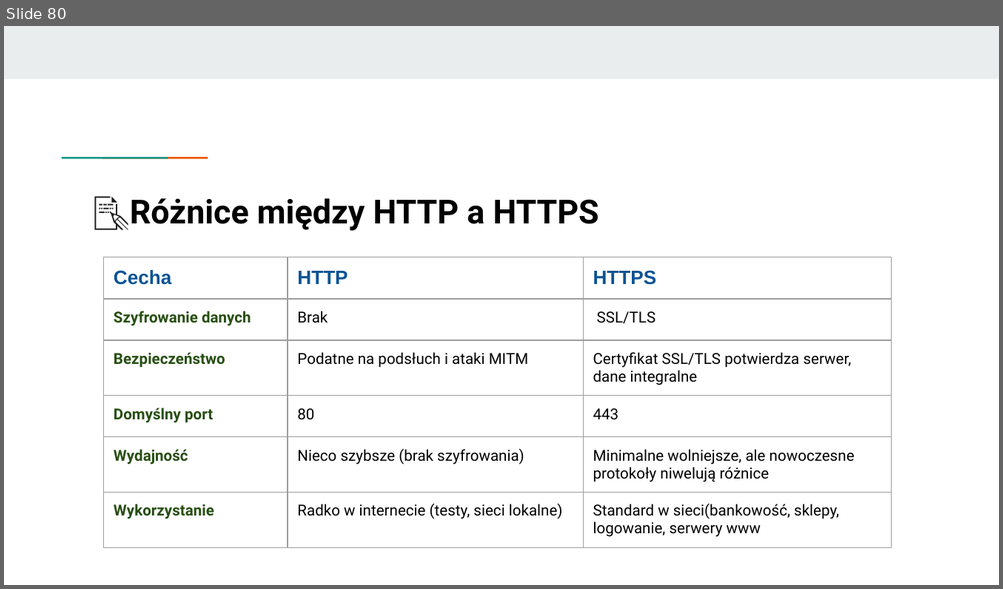
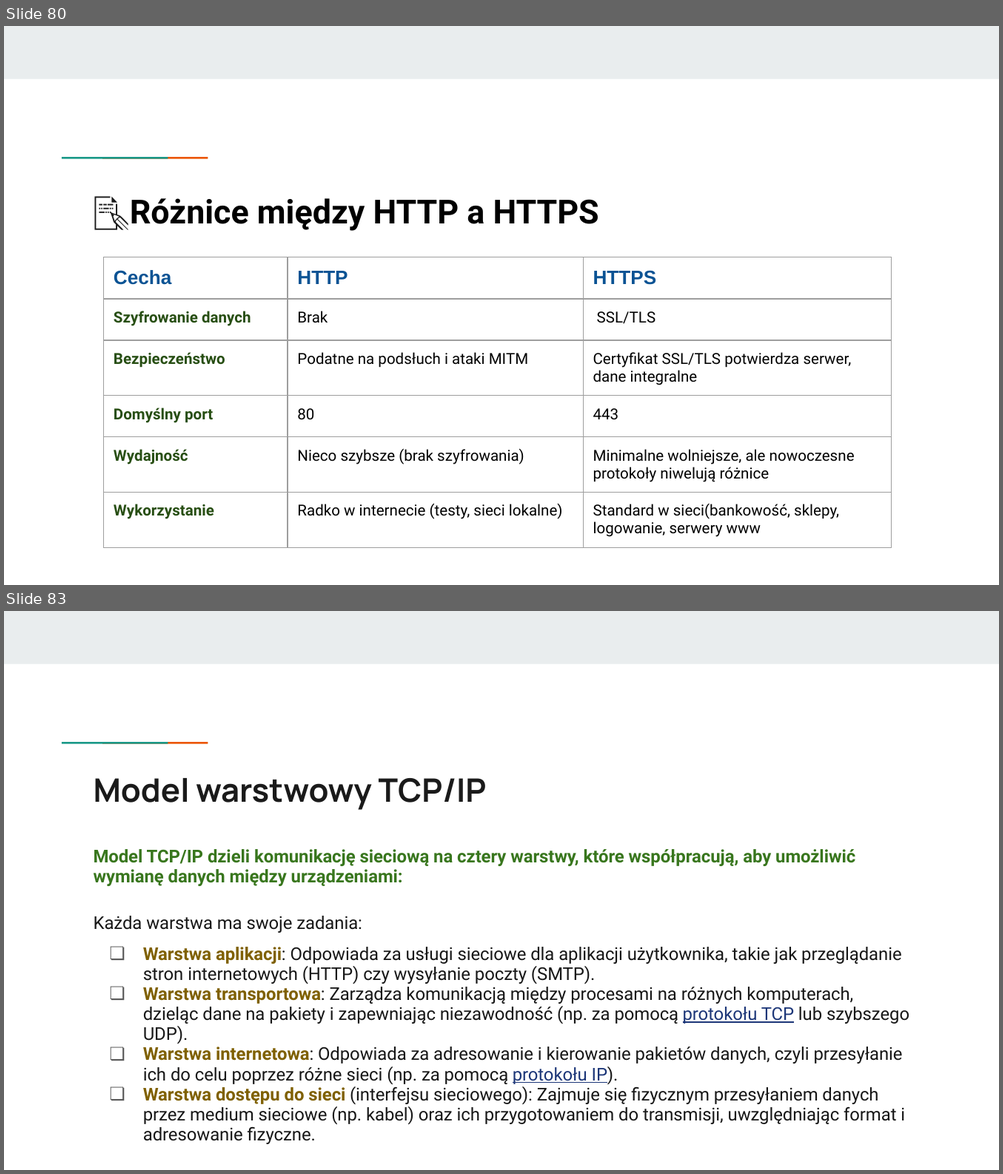
Before and after one commit to KasiaKasia/PRZEDMIOTY, a slide deck: ZASTOSOWANIE_INFORMATYKI/1A-gr_2/Zastosowanie informatyki - 1A gr. 2.pptx. Shown one above the other, each under a label of ours: slide 80 before the commit, slides 80 and 83 after it; the slides between them are not shown. The pictures are 1003x589 and 1003x1174 pixels, drawn with LibreOffice and Linux fonts; fonts in the diff are those of the drawing. Boxes give left, top, right and bottom in pixels: in the first picture for what was removed or moved away, otherwise in the second. Text is boxed around its words. In the diff, an @@ line names an element or a change of style, - is before the commit and + after.

```diff
--- a/ZASTOSOWANIE_INFORMATYKI/1A-gr_2/Zastosowanie informatyki - 1A gr. 2.pptx
+++ b/ZASTOSOWANIE_INFORMATYKI/1A-gr_2/Zastosowanie informatyki - 1A gr. 2.pptx
@@ slide 83 added at bbox=[4, 611, 999, 1170], background #FFFFFF; not listed: 3 template elements that a slide beside it also shows @@
@@ title added at bbox=[94, 778, 486, 810], 23.4 pt, text #1A1A1A, bold @@
+Model warstwowy TCP/IP
@@ text added at bbox=[94, 849, 909, 1145], 12.7 pt, text #171717 @@
+Model TCP/IP dzieli komunikację sieciową na cztery warstwy, które współpracują, aby umożliwić wymianę danych między urządzeniami:
+Każda warstwa ma swoje zadania:
+❏ Warstwa aplikacji: Odpowiada za usługi sieciowe dla aplikacji użytkownika, takie jak przeglądanie stron internetowych (HTTP) czy wysyłanie poczty (SMTP).
+❏ Warstwa transportowa: Zarządza komunikacją między procesami na różnych komputerach, dzieląc dane na pakiety i zapewniając niezawodność (np. za pomocą protokołu TCP lub szybszego UDP).
+❏ Warstwa internetowa: Odpowiada za adresowanie i kierowanie pakietów danych, czyli przesyłanie ich do celu poprzez różne sieci (np. za pomocą protokołu IP).
+❏ Warstwa dostępu do sieci (interfejsu sieciowego): Zajmuje się fizycznym przesyłaniem danych przez medium sieciowe (np. kabel) oraz ich przygotowaniem do transmisji, uwzględniając format i adresowanie fizyczne.
```
Also in this commit, not shown: 9 other slides added, 1 slide removed, 1 other file.
